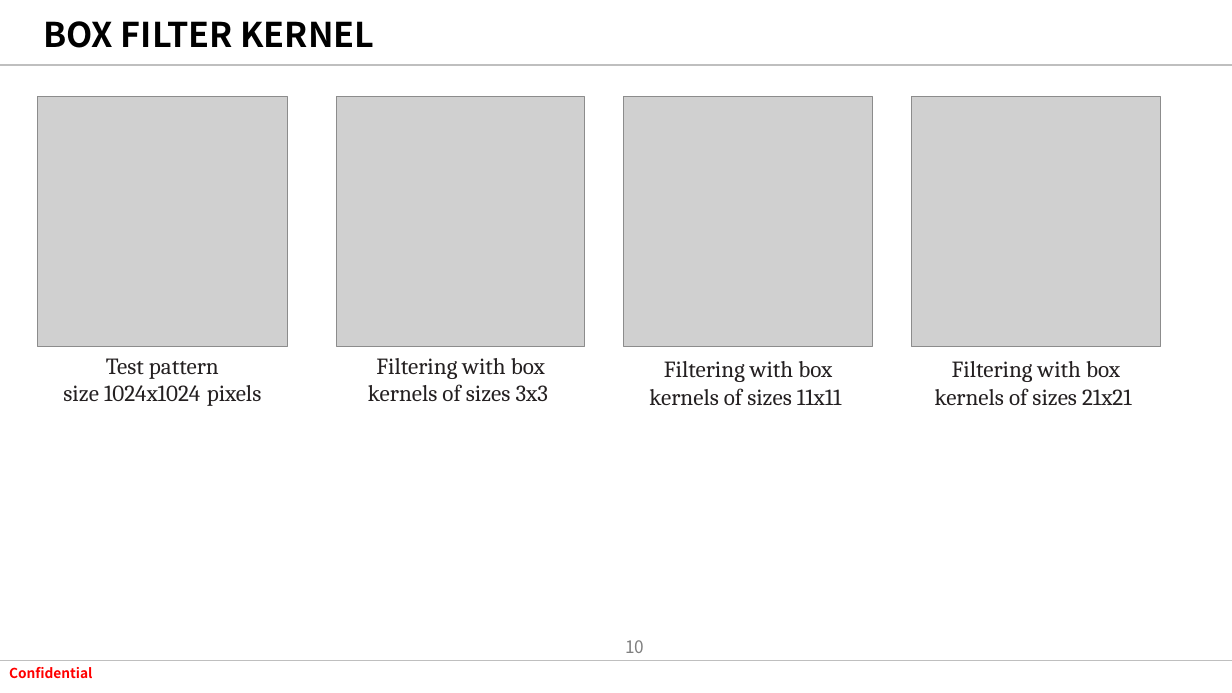
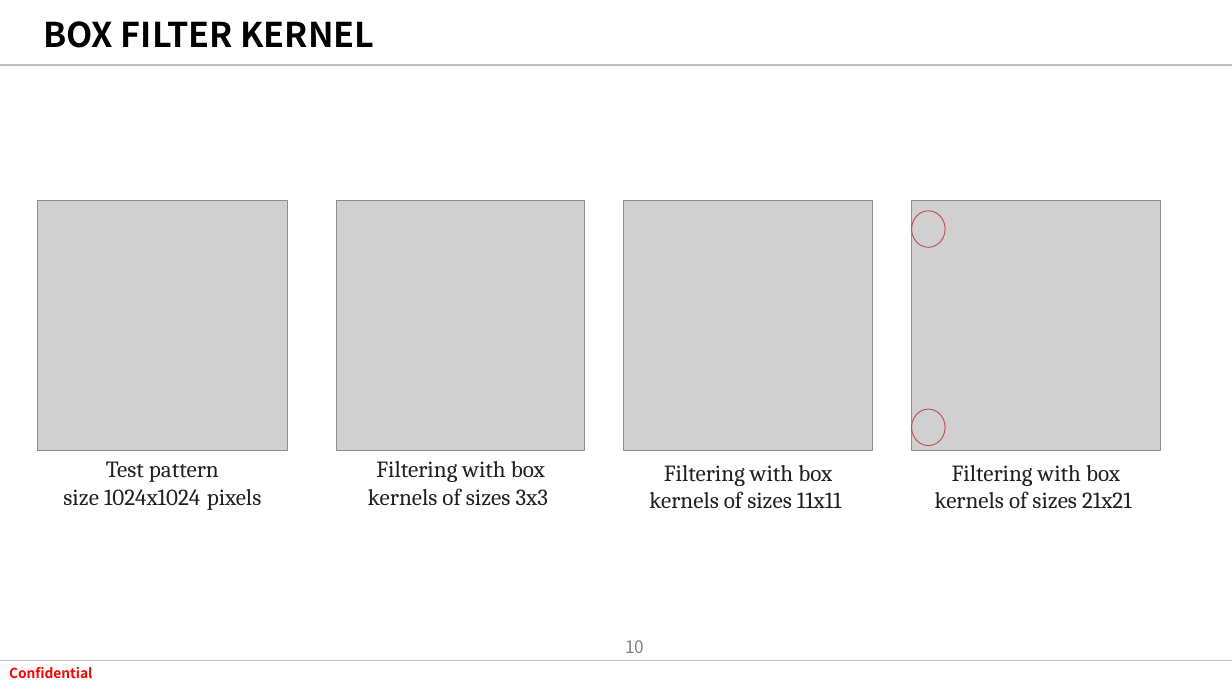
Before and after one commit to tuananh020400/FresherXavisTech, a slide deck: slide 10 of Document/SlideWeek2/Spatial Filltering .pptx. Drawn at 1232x693 pixels with LibreOffice and Linux fonts; fonts in the diff are those of the drawing; grey boxes stand for pictures; background and template pictures are left out. Boxes give left, top, right and bottom in pixels: in the first picture for what was removed or moved away, otherwise in the second. Text is boxed around its words. In the diff, an @@ line names an element or a change of style, - is before the commit and + after.

Commit message:
Done code filter

```diff
--- a/Document/SlideWeek2/Spatial Filltering .pptx
+++ b/Document/SlideWeek2/Spatial Filltering .pptx
@@ ellipse added at [912,211,945,248], outline #C0504D 0.75 pt @@
@@ ellipse added at [912,409,945,446], outline #C0504D 0.75 pt @@
@@ 4 pictures, 4 texts: place and size @@
-4 pictures, 4 texts at [38,97,1162,406]
+4 pictures, 4 texts at [38,201,1162,510]
```
Also in this commit, not shown: 2 slides added, 2 slides removed, 3 other files.
